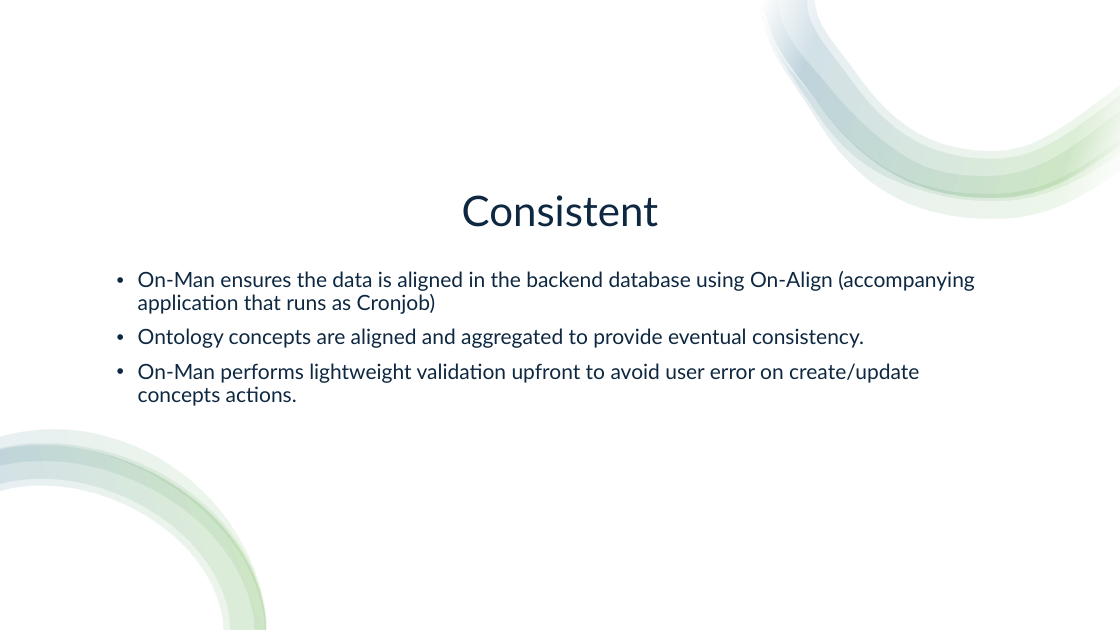
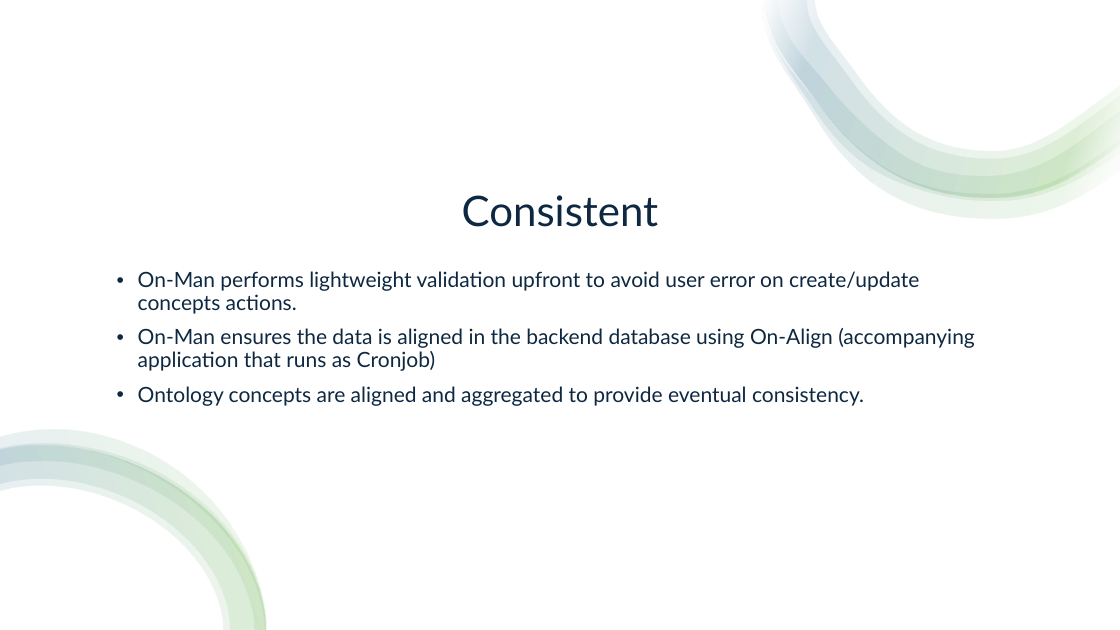
Before and after one commit to desourav/on-man, a slide deck: slide 7 of product-pitch.pptx. Drawn at 1120x630 pixels with LibreOffice and Linux fonts; fonts in the diff are those of the drawing. Boxes give left, top, right and bottom in pixels: in the first picture for what was removed or moved away, otherwise in the second. Text is boxed around its words. In the diff, an @@ line names an element or a change of style, - is before the commit and + after.

```diff
--- a/product-pitch.pptx
+++ b/product-pitch.pptx
@@ text at <box>138,271,919,314</box>: paragraph added @@
+• On-Man performs lightweight validation upfront to avoid user error on create/update concepts actions.
@@ text at <box>138,363,919,406</box>: paragraph removed @@
-• On-Man performs lightweight validation upfront to avoid user error on create/update concepts actions.
```
Also in this commit, not shown: 3 other slides changed, 1 slide added, 5 other files.
